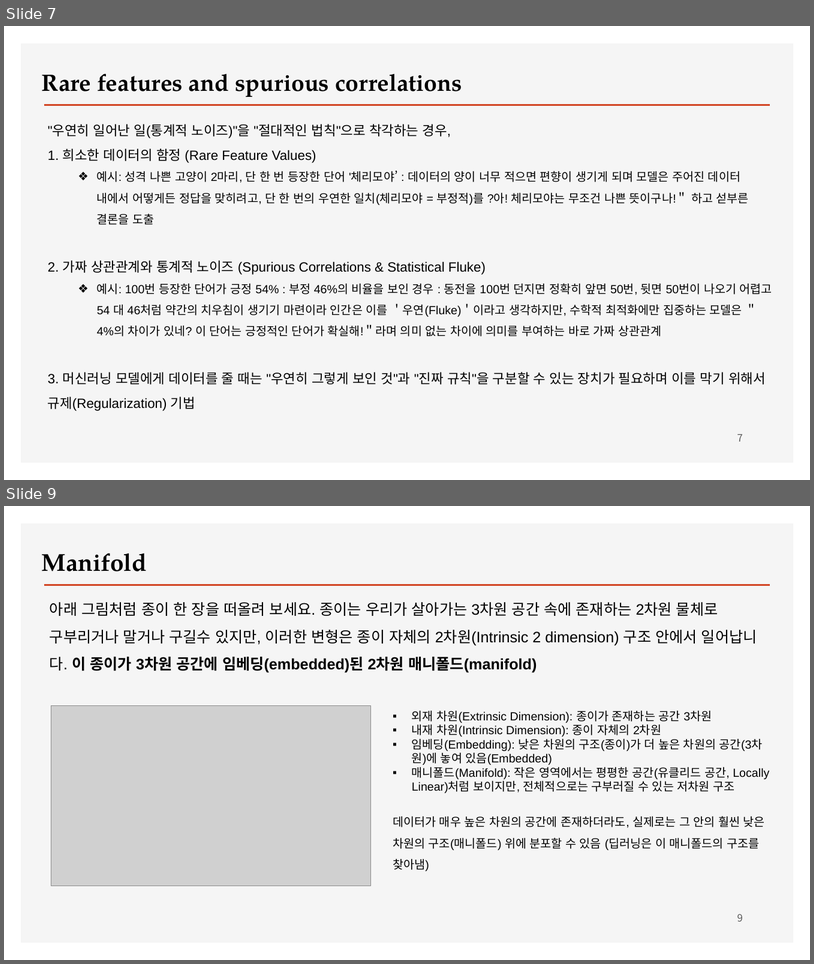
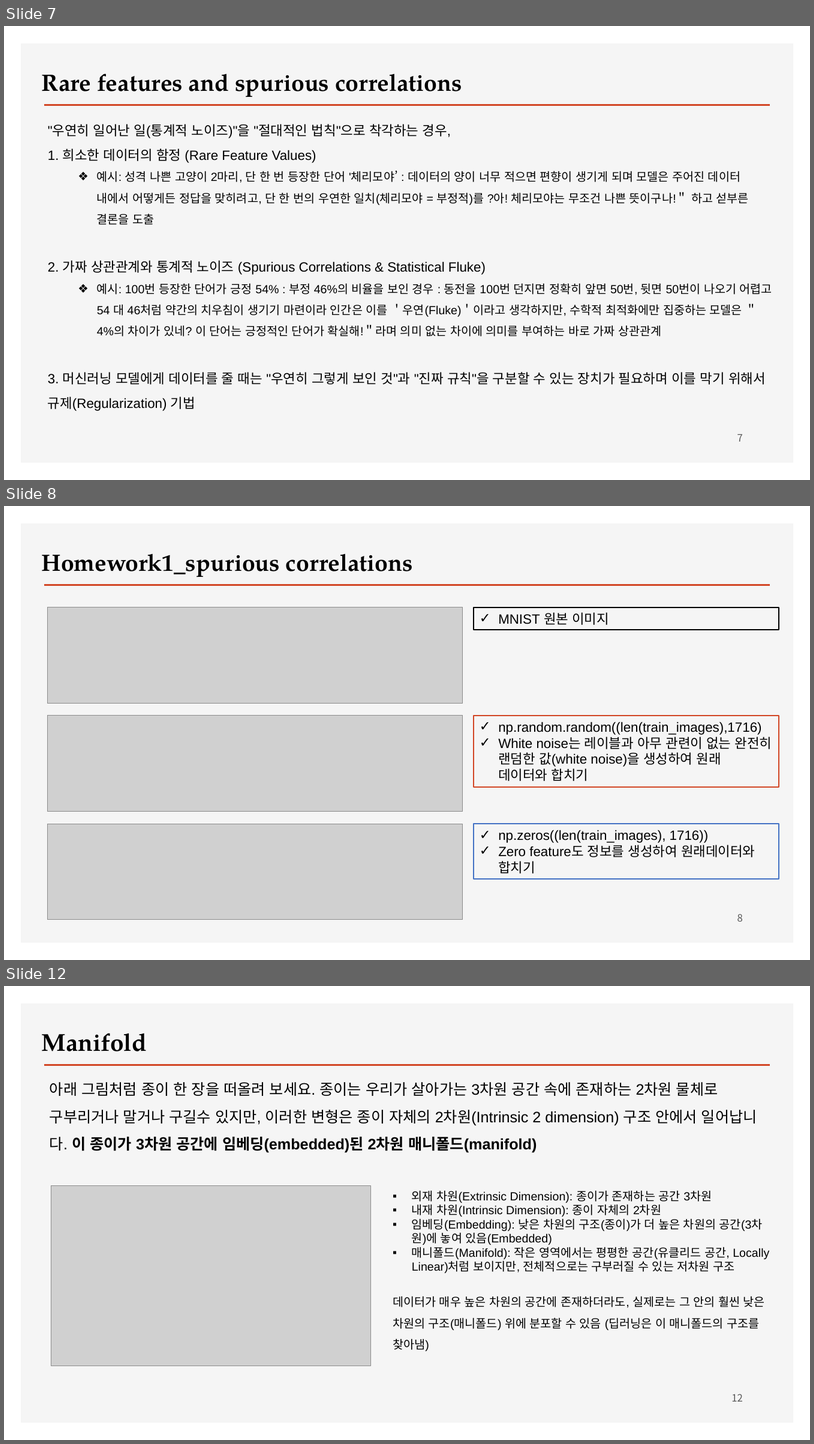
Before and after one commit to ancestor9/2026_Fall_Deep-Learning-with-Python, a slide deck: Chapter 5 Fundamentals of machine learning.pptx. Shown one above the other, each under a label of ours: slides 7 and 9 before the commit, slides 7, 8 and 12 after it; the slides between them are not shown. The pictures are 814x964 and 814x1444 pixels, drawn with LibreOffice and Linux fonts; fonts in the diff are those of the drawing; grey boxes stand for pictures; background and template pictures are left out. Boxes give left, top, right and bottom in pixels: in the first picture for what was removed or moved away, otherwise in the second. Text is boxed around its words. In the diff, an @@ line names an element or a change of style, - is before the commit and + after.

```diff
--- a/Chapter 5 Fundamentals of machine learning.pptx
+++ b/Chapter 5 Fundamentals of machine learning.pptx
@@ slide 8 added at [4, 506, 810, 960], background #FFFFFF; not listed: 2 template elements that a slide beside it also shows @@
@@ text added at [41, 553, 413, 577], 28 pt, text #000000, bold @@
+Homework1_spurious correlations
@@ picture added at [47, 607, 462, 703] @@
@@ rectangle added at [474, 607, 780, 630], outline #000000 1.5 pt, 16 pt, text #000000 @@
+✓ MNIST 원본 이미지
@@ picture added at [47, 715, 462, 811] @@
@@ rectangle added at [474, 715, 780, 787], outline #D24726 1.5 pt, 16 pt, text #000000 @@
+✓ np.random.random((len(train_images),1716)
+✓ White noise는 레이블과 아무 관련이 없는 완전히 랜덤한 값(white noise)을 생성하여 원래 데이터와 합치기
@@ picture added at [47, 823, 462, 919] @@
@@ rectangle added at [474, 823, 780, 879], outline #4472C4 1.5 pt, 16 pt, text #000000 @@
+✓ np.zeros((len(train_images), 1716))
+✓ Zero feature도 정보를 생성하여 원래데이터와 합치기
@@ page number added at [738, 913, 743, 921], 12 pt, text #595959 @@
+8
@@ what was slide 9 is now slide 12 @@
@@ page number at [732, 1393, 743, 1401]: text changed @@
-9
+12
```
Also in this commit, not shown: 1 slide changed, 2 other slides added, 2 slides removed.
